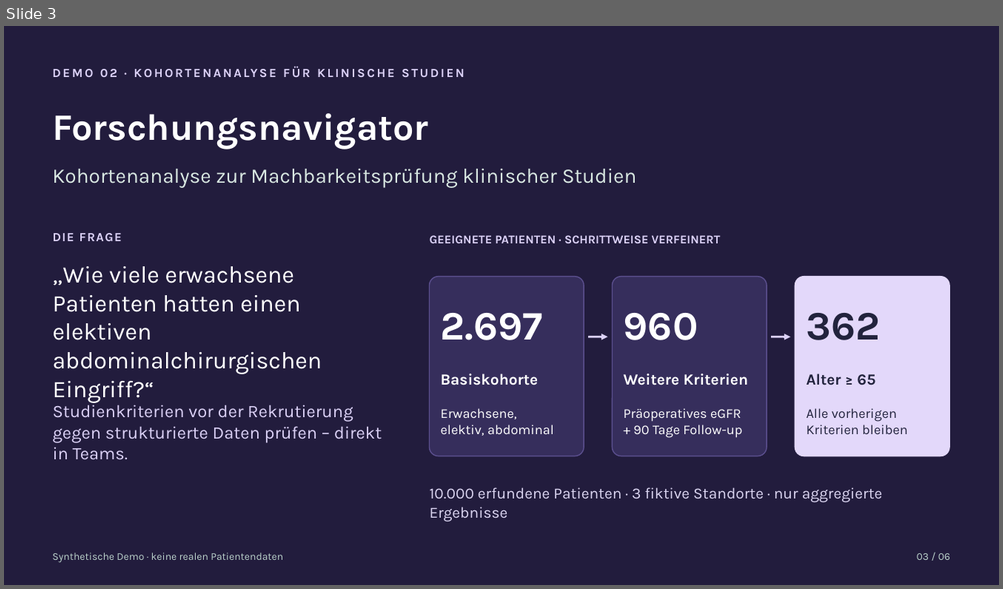
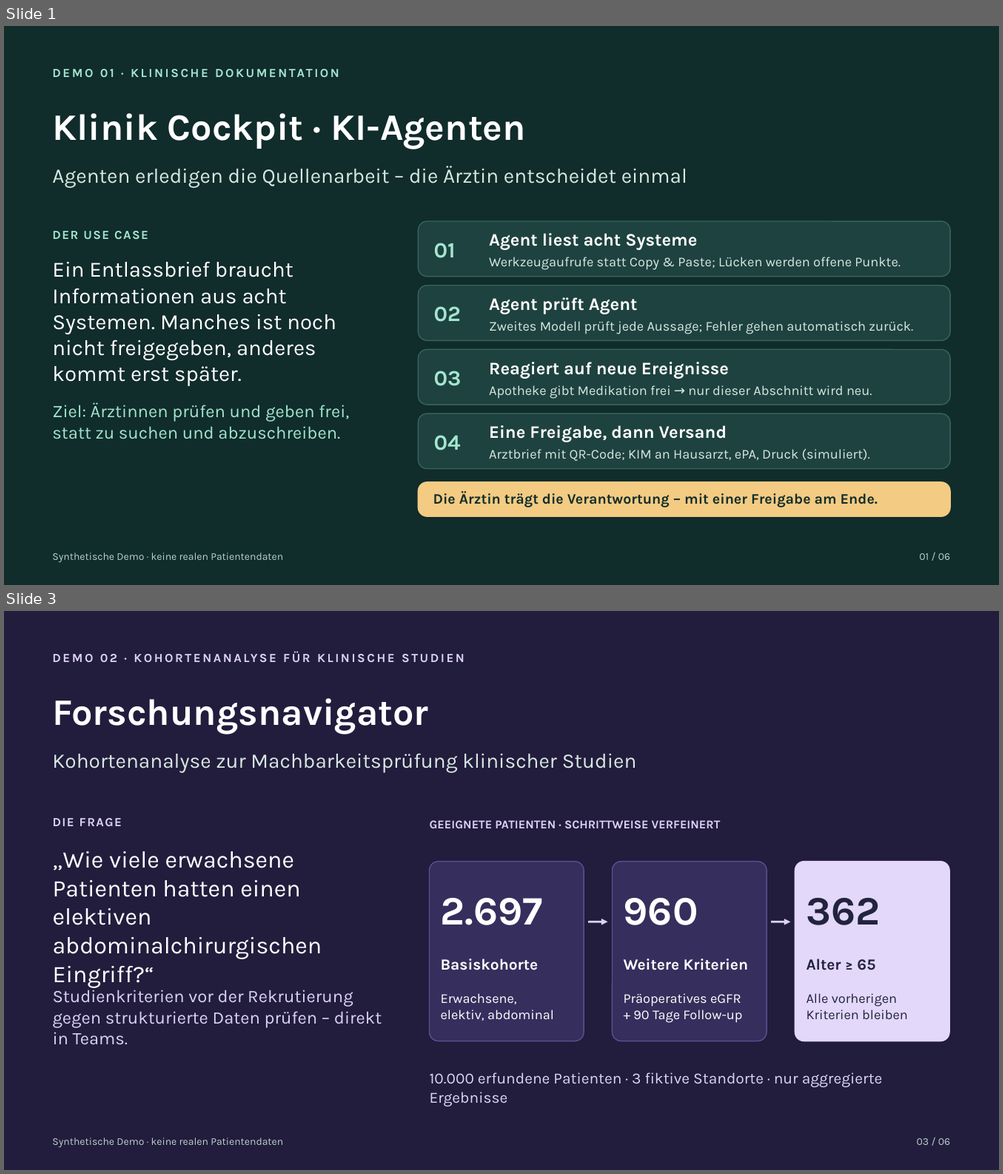
Before and after one commit to beyondelastic/healthcare-agent-demos, a slide deck: docs/slides/Healthcare-Agent-Demos-DE.pptx. Shown one above the other, each under a label of ours: slide 3 before the commit, slides 1 and 3 after it; the slides between them are not shown. The pictures are 1003x589 and 1003x1174 pixels, drawn with LibreOffice and Linux fonts; fonts in the diff are those of the drawing. Boxes give left, top, right and bottom in pixels: in the first picture for what was removed or moved away, otherwise in the second. Text is boxed around its words. In the diff, an @@ line names an element or a change of style, - is before the commit and + after.

```diff
--- a/docs/slides/Healthcare-Agent-Demos-DE.pptx
+++ b/docs/slides/Healthcare-Agent-Demos-DE.pptx
@@ slide 1 added at box(4, 26, 999, 585), background #102C2B @@
@@ text added at box(53, 63, 940, 82), 12 pt, text #A3E6CF, bold @@
+DEMO 01 · KLINISCHE DOKUMENTATION
@@ text added at box(52, 113, 526, 149), 36 pt, text #FFFFFF, bold @@
+Klinik Cockpit · KI-Agenten
@@ text added at box(52, 166, 687, 188), 20 pt, text #D9E8E2 @@
+Agenten erledigen die Quellenarbeit – die Ärztin entscheidet einmal
@@ rounded rectangle added at box(418, 221, 950, 277), fill #1E4240, outline #37635B 1 pt @@
@@ text added at box(52, 231, 148, 239), 12 pt, text #A3E6CF, bold @@
+DER USE CASE
@@ text added at box(434, 243, 455, 258), 21 pt, text #A3E6CF, bold @@
+01
@@ text added at box(489, 233, 697, 250), 17 pt, text #FFFFFF, bold @@
+Agent liest acht Systeme
@@ text added at box(52, 261, 336, 386), 21 pt, text #FFFFFF @@
+Ein Entlassbrief braucht Informationen aus acht Systemen. Manches ist noch nicht freigegeben, anderes kommt erst später.
@@ text added at box(489, 257, 900, 270), 13 pt, text #D9E8E2 @@
+Werkzeugaufrufe statt Copy & Paste; Lücken werden offene Punkte.
@@ rounded rectangle added at box(418, 286, 950, 340), fill #1E4240, outline #37635B 1 pt @@
@@ text added at box(434, 306, 461, 322), 21 pt, text #A3E6CF, bold @@
+02
@@ text added at box(489, 298, 637, 315), 17 pt, text #FFFFFF, bold @@
+Agent prüft Agent
@@ text added at box(489, 321, 913, 335), 13 pt, text #D9E8E2 @@
+Zweites Modell prüft jede Aussage; Fehler gehen automatisch zurück.
@@ rounded rectangle added at box(418, 350, 950, 405), fill #1E4240, outline #37635B 1 pt @@
@@ text added at box(434, 371, 461, 386), 21 pt, text #A3E6CF, bold @@
+03
@@ text added at box(489, 362, 728, 379), 17 pt, text #FFFFFF, bold @@
+Reagiert auf neue Ereignisse
@@ text added at box(52, 403, 349, 440), 17 pt, text #A3E6CF @@
+Ziel: Ärztinnen prüfen und geben frei, statt zu suchen und abzuschreiben.
@@ text added at box(489, 386, 872, 399), 13 pt, text #D9E8E2 @@
+Apotheke gibt Medikation frei → nur dieser Abschnitt wird neu.
@@ rounded rectangle added at box(418, 414, 950, 469), fill #1E4240, outline #37635B 1 pt @@
@@ text added at box(434, 435, 461, 451), 21 pt, text #A3E6CF, bold @@
+04
@@ text added at box(489, 426, 726, 443), 17 pt, text #FFFFFF, bold @@
+Eine Freigabe, dann Versand
@@ text added at box(489, 449, 870, 461), 13 pt, text #D9E8E2 @@
+Arztbrief mit QR-Code; KIM an Hausarzt, ePA, Druck (simuliert).
@@ rounded rectangle added at box(418, 483, 950, 517), fill #F3CB82, outline #F3CB82 1 pt @@
@@ text added at box(433, 491, 877, 508), 14 pt, text #102C2B, bold @@
+Die Ärztin trägt die Verantwortung – mit einer Freigabe am Ende.
@@ text added at box(52, 553, 283, 563), 10 pt, text #BBD2CB @@
+Synthetische Demo · keine realen Patientendaten
@@ text added at box(919, 554, 950, 560), 10 pt, text #BBD2CB @@
+01 / 06
```
Also in this commit, not shown: 1 slide changed, 1 other slide added, 2 slides removed.
